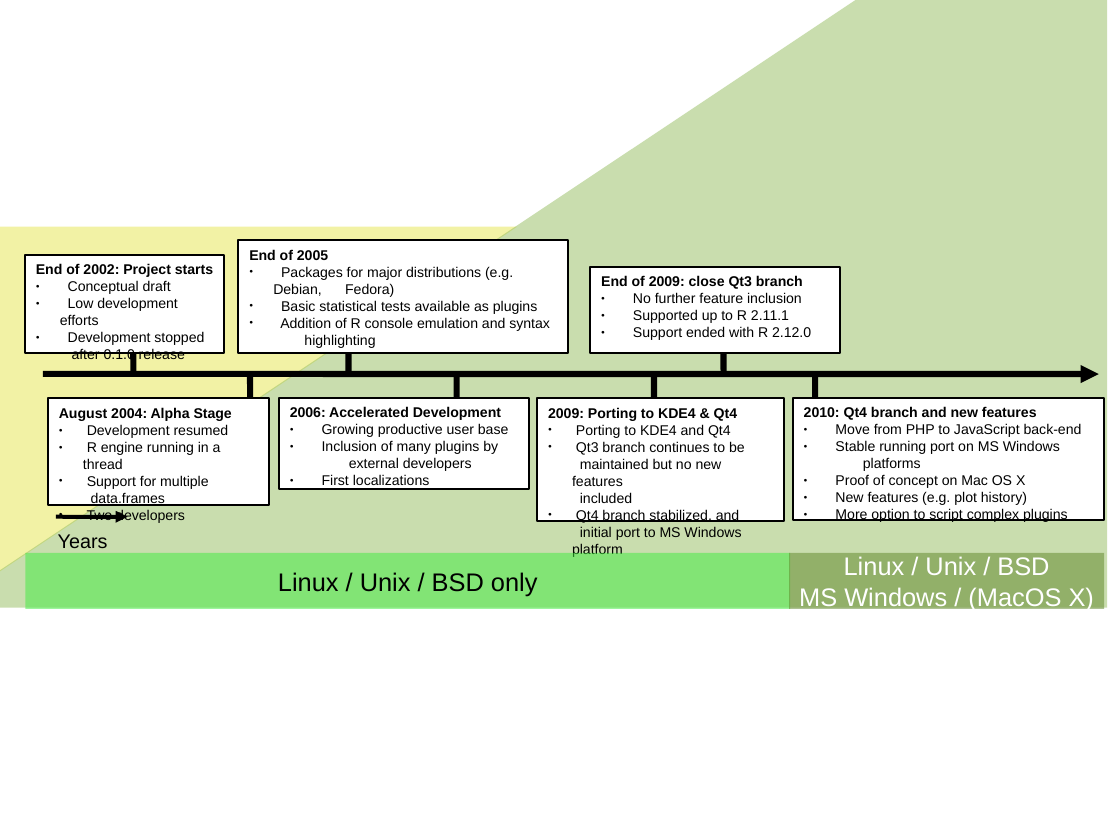
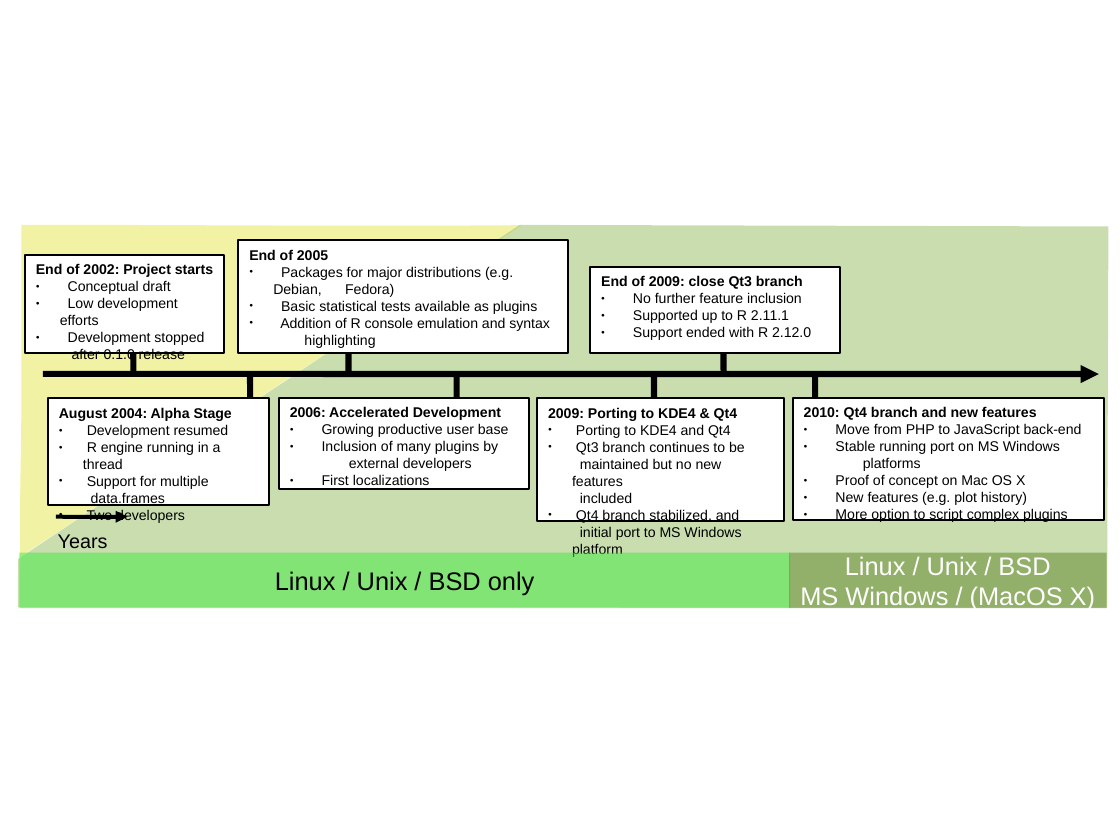
Before and after one commit to svn2github/rkward-svn-mirror, a slide deck: slide 1 of branches/jss_dec_10/FINAL_JSS_TEX/FINAL_splitted/figures/timeline.odp. Drawn at 1120x840 pixels with LibreOffice and Linux fonts; fonts in the diff are those of the drawing. Boxes give left, top, right and bottom in pixels: in the first picture for what was removed or moved away, otherwise in the second. Text is boxed around its words. In the diff, an @@ line names an element or a change of style, - is before the commit and + after.

Commit message:
"smaller" figure 1

```diff
--- a/branches/jss_dec_10/FINAL_JSS_TEX/FINAL_splitted/figures/timeline.odp
+++ b/branches/jss_dec_10/FINAL_JSS_TEX/FINAL_splitted/figures/timeline.odp
@@ right triangle removed at box(0, 0, 1108, 608) @@
@@ freeform shape: place and size @@
-freeform shape at box(0, 227, 517, 840)
+freeform shape at box(0, 225, 522, 840)
@@ freeform shape added at box(18, 224, 1109, 608), fill #94BD5E at 50% opacity @@
@@ rectangle "Linux / Unix / BSD ...": place and size @@
-rectangle "Linux / Unix / BSD ..." at box(25, 553, 791, 609)
+rectangle "Linux / Unix / BSD ..." at box(19, 553, 791, 609)
```
